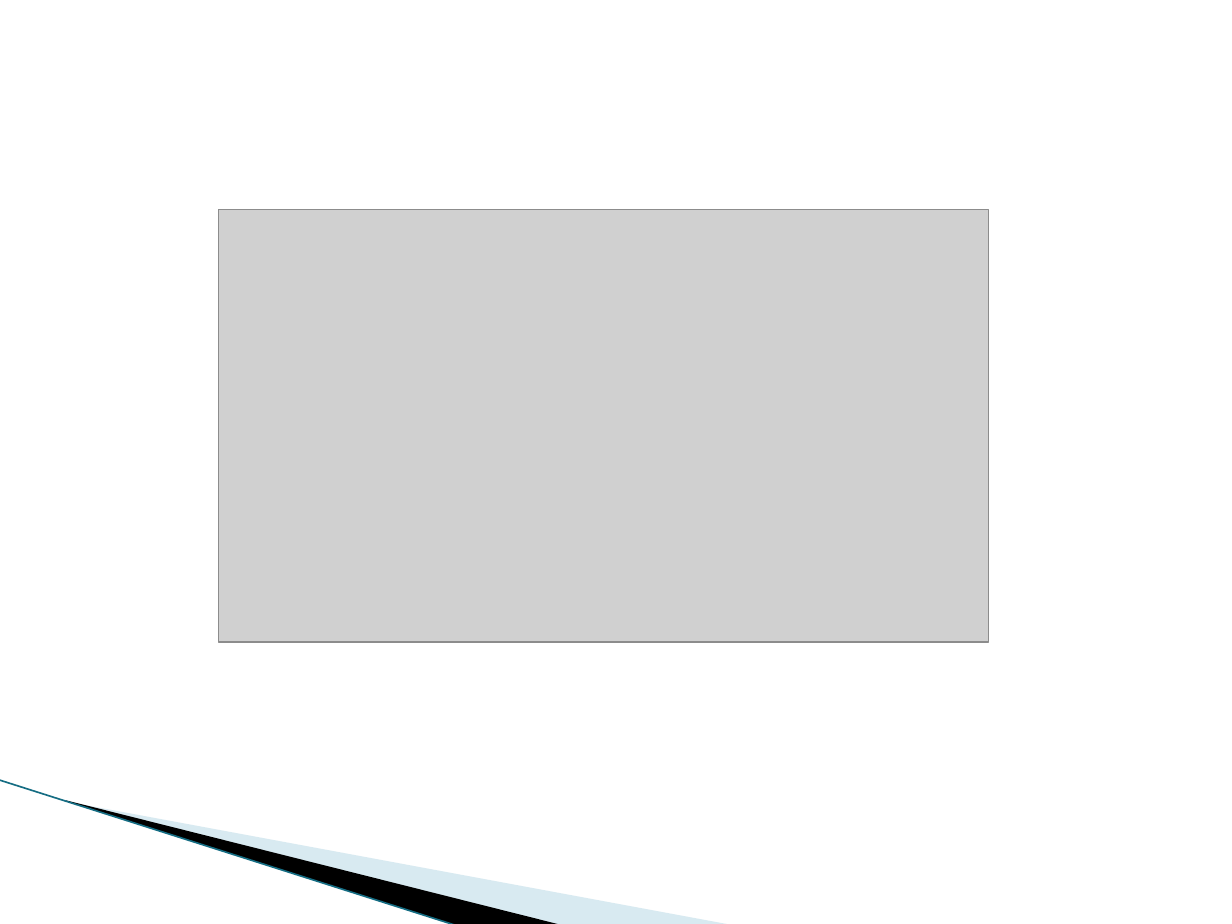
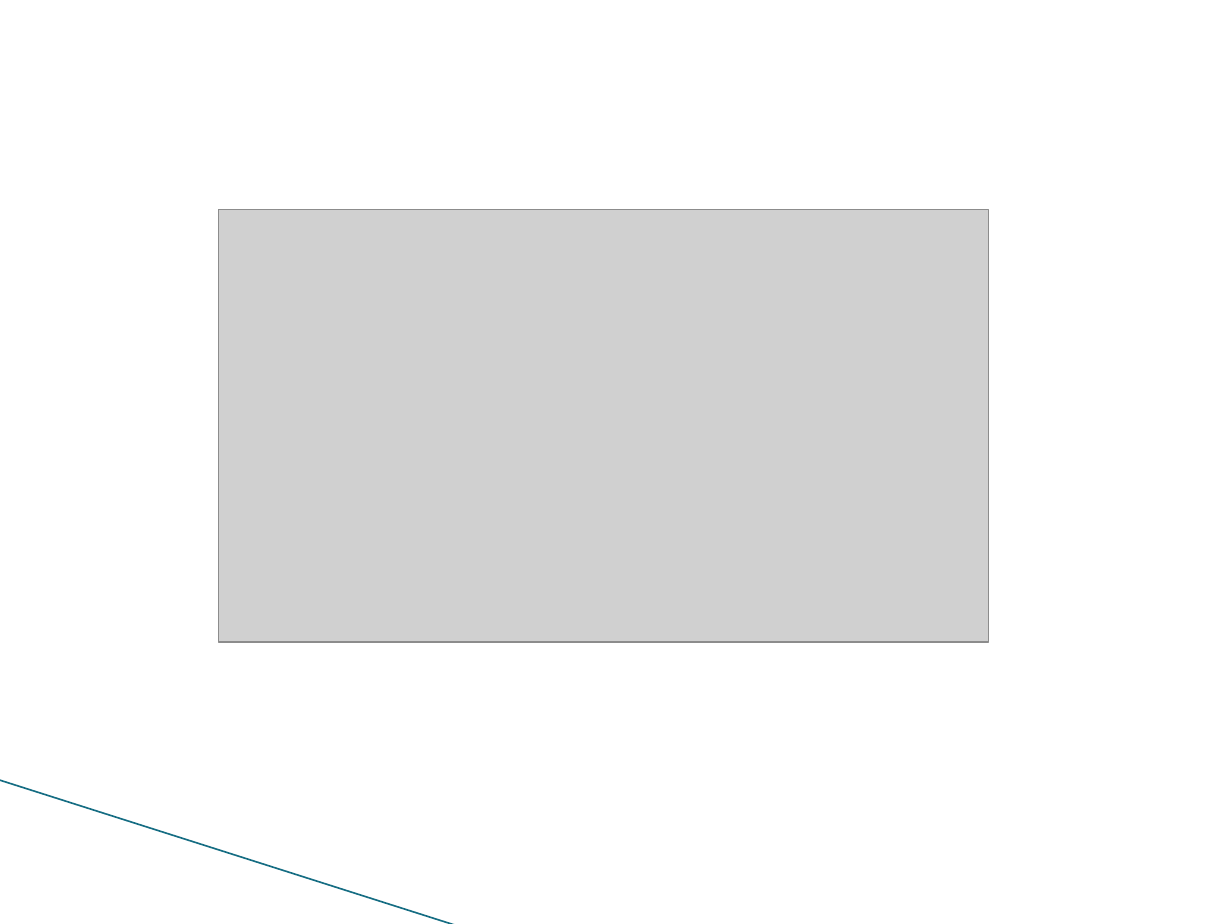
Before and after one commit to CrazeeIvan/Communications, a slide deck: slide 13 of Presentation Skills.odp (slide 14 before the commit). Drawn at 1232x924 pixels with LibreOffice and Linux fonts; fonts in the diff are those of the drawing; grey boxes stand for pictures; background and template pictures are left out. Boxes give left, top, right and bottom in pixels: in the first picture for what was removed or moved away, otherwise in the second. Text is boxed around its words. In the diff, an @@ line names an element or a change of style, - is before the commit and + after.

```diff
--- a/Presentation Skills.odp
+++ b/Presentation Skills.odp
@@ freeform shape removed at <box>65,800,563,924</box> @@
@@ freeform shape removed at <box>68,801,733,924</box> @@
```
Also in this commit, not shown: 12 other slides changed, 1 slide removed.
